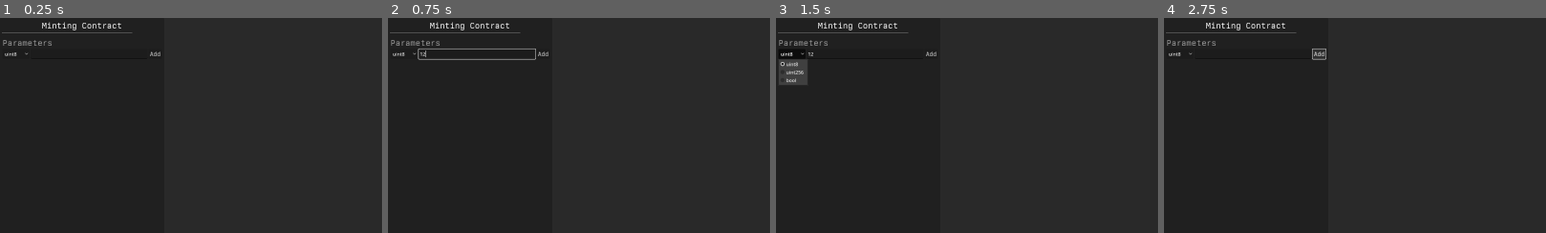
Above: before the commit, frames 1-4 (left to right).
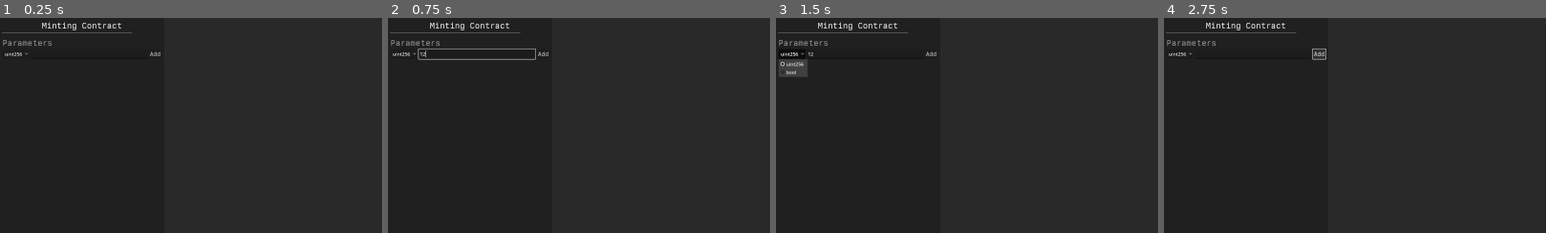
Above: after the commit, the same moments.

Repository: JackShort/vscripting
Game: Godot game, scene res://Main.tscn
Same seed, same stepped clock (60 frames per second), same inputs: the game is played once before the commit and once after it.
Inputs (mouse positions are % of the whole screen's width and height, from its top left):
- Up to frame 1 (0.25 s): no input
- Up to frame 2 (0.75 s): click (12, 8) at 0.52 s; type "12" at 0.6 s
- Up to frame 3 (1.5 s): click "uint8" (after the commit: "uint256") at 1.25 s
- Up to frame 4 (2.75 s): click "Add" at 2 s
The pictures show only the part of the screen within x 0-50%, y 0-50%; the shares and areas given below are measured in that part.

The runs differ from the first frame. In frame 1, less than 0.1% of the frame differs, in the area x 3-6%, y 16-18%; in frame 2, less than 0.1%; in frame 3, 0.4%, in the area x 0-9%, y 16-32%; in frame 4, less than 0.1%.

Commit message:
main to graph rename

Diff:
--- a/Global.gd
+++ b/Global.gd
@@ -1,13 +1,11 @@
 extends Node
 
 enum SolTypes {
-    sol_uint8,
     sol_uint256,
     sol_bool
 }
 
 var sol_types_to_string = {
-    SolTypes.sol_uint8: "uint8",
     SolTypes.sol_uint256: "uint256",
     SolTypes.sol_bool: "bool",
 }
--- a/Main.tscn
+++ b/Main.tscn
@@ -1,6 +1,6 @@
 [gd_scene load_steps=8 format=3 uid="uid://d23k47vwmjlya"]
 
-[ext_resource type="Script" path="res://Main.gd" id="1_dqnvj"]
+[ext_resource type="Script" path="res://Graph.gd" id="1_dqnvj"]
 [ext_resource type="Script" path="res://GridRenderer.gd" id="1_eaphm"]
 [ext_resource type="Script" path="res://GridCam.gd" id="1_tuxxw"]
 [ext_resource type="Theme" uid="uid://bo8kigawanwjo" path="res://text_theme.tres" id="1_v7iym"]
Renamed: Main.gd -> Graph.gd
